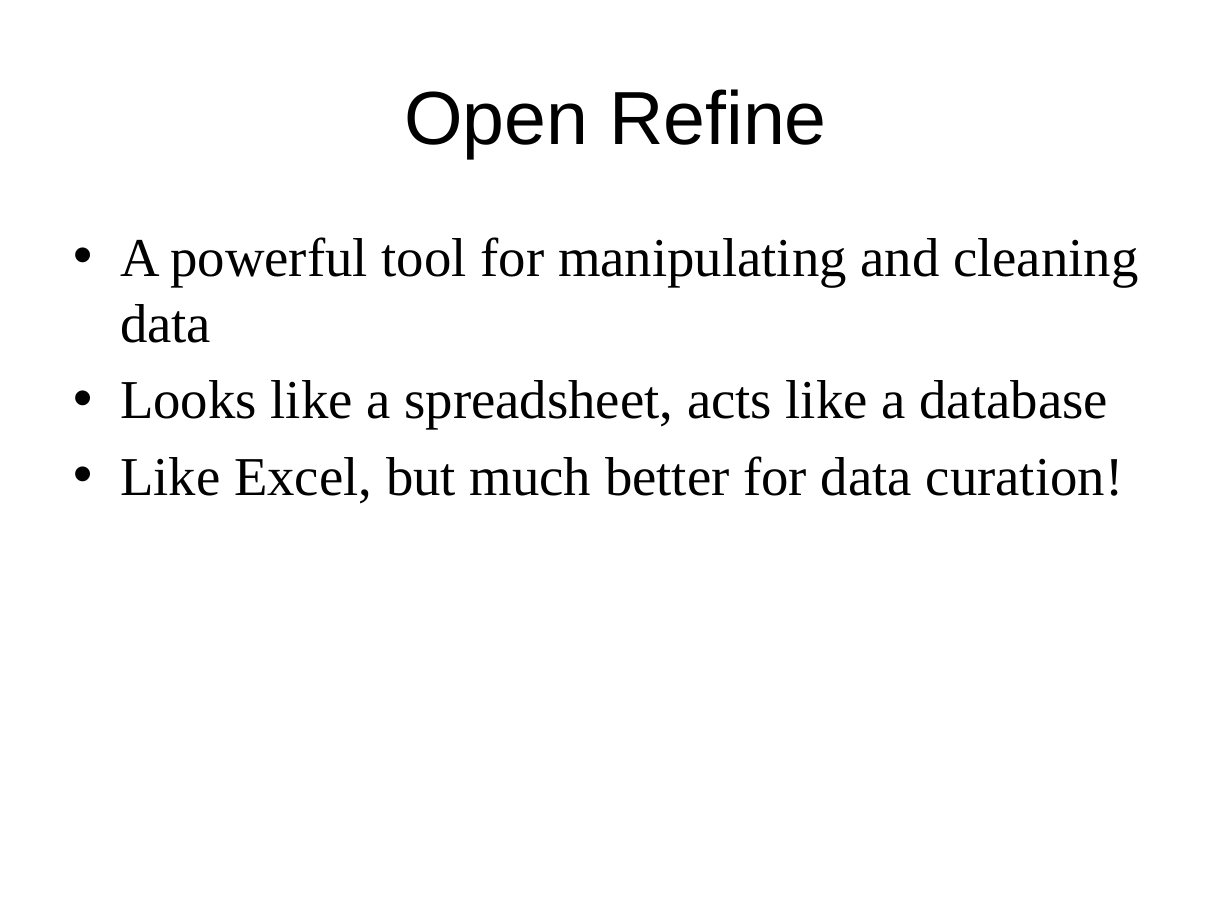
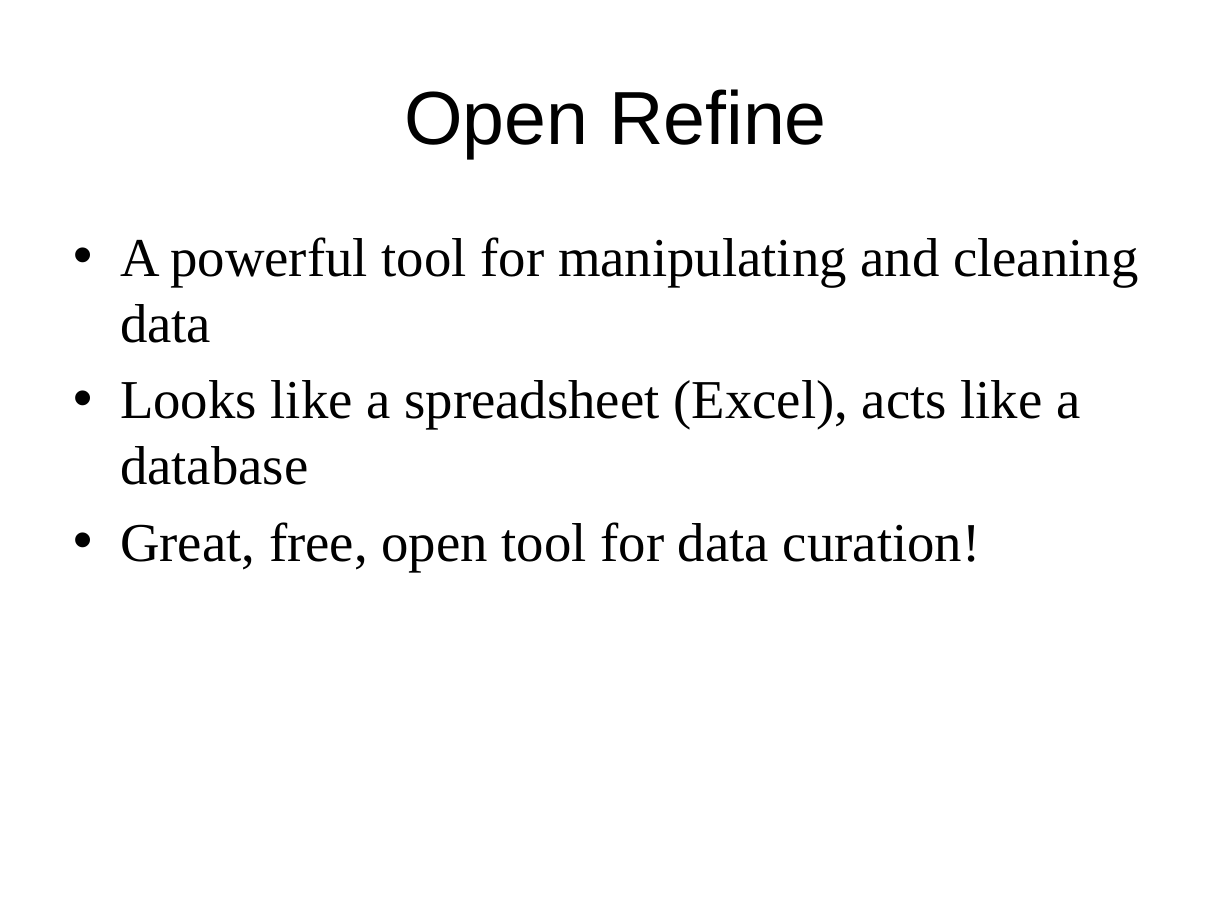
Before and after one commit to DataCurationWorkshop/HongKongCurationWorkshop, a slide deck: slide 3 of Day_2/Lab/Day_2Lab_OpenRefine.pptx. Drawn at 1232x924 pixels with LibreOffice and Linux fonts; fonts in the diff are those of the drawing; background and template pictures are left out. Boxes give left, top, right and bottom in pixels: in the first picture for what was removed or moved away, otherwise in the second. Text is boxed around its words. In the diff, an @@ line names an element or a change of style, - is before the commit and + after.

Commit message:
adding day 2 lab data and ppt

```diff
--- a/Day_2/Lab/Day_2Lab_OpenRefine.pptx
+++ b/Day_2/Lab/Day_2Lab_OpenRefine.pptx
@@ text at [120,380,1080,572]: text changed @@
-• Looks like a spreadsheet, acts like a database
-• Like Excel, but much better for data curation!
+• Looks like a spreadsheet (Excel), acts like a database
+• Great, free, open tool for data curation!
```
Also in this commit, not shown: 2 other slides changed, 23 slides added, 6 other files.
